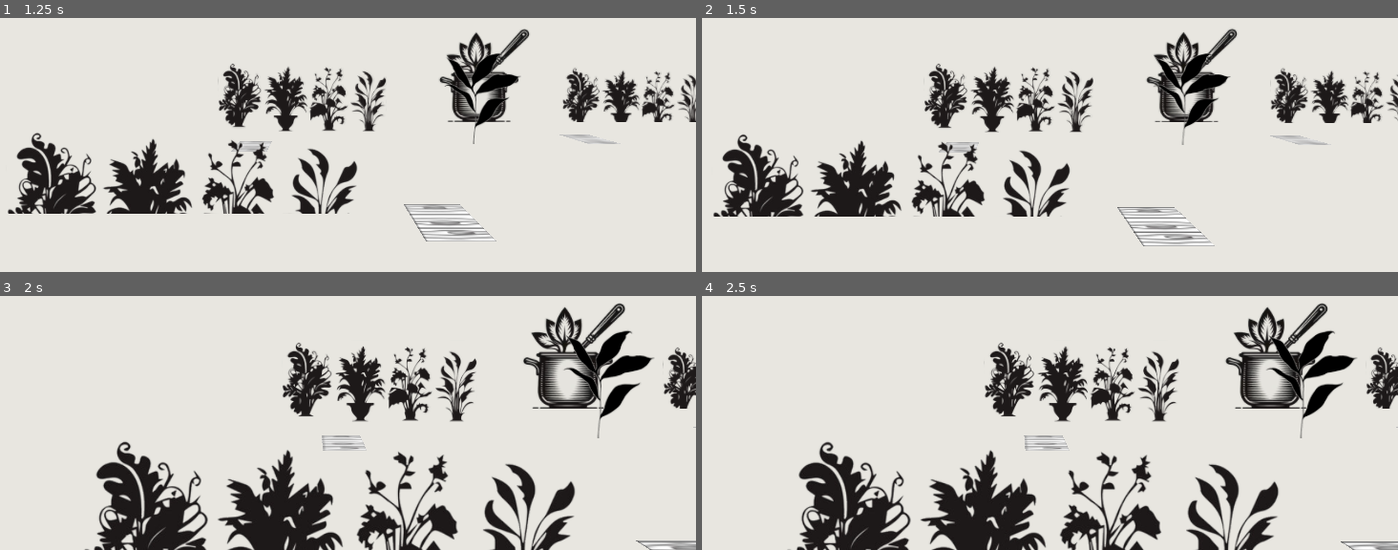
Above: before the commit, frames 1-4 (two rows, left to right).
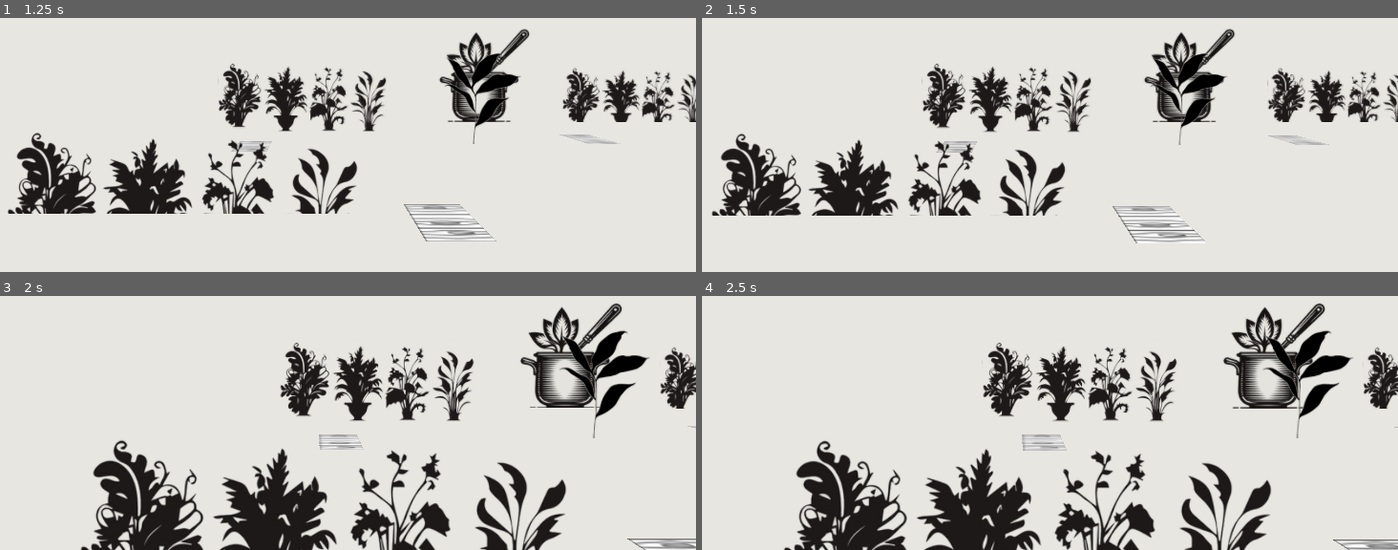
Above: after the commit, the same moments.

Repository: CharlExMachina/Its-a-secret-to-everyone
Game: Godot game, scene res://src/environments/explorable_zone.tscn
The game is run twice, just before and just after one commit, with the same random seed, the same clock (stepped at 60 frames per second) and the same inputs.
Inputs (mouse positions are in pixels of both pictures, inside the frame that each line leads up to):
- Up to frame 1 (1.25 s): tap Enter at 0.5 s; move the mouse to (480, 35) at 0.52 s; press the mouse at (480, 35) at 0.53 s
- Up to frame 2 (1.5 s): release the mouse at (1182, 35) at 1.25 s; tap Space at 1.25 s; drag from (862, 78) to (980, 142) at 1.27 s
- Up to frame 3 (2 s): no input
- Up to frame 4 (2.5 s): move the mouse to (outside the picture) at 2.02 s; press the mouse at (outside the picture) at 2.03 s

Frame 1 is identical in both runs. In frame 2, 12% of the frame differs, in the area x 1-100%, y 4-90%; in frame 3, 16%, in the area x 11-100%, y 2-100%; in frame 4, 15%.

Commit message:
Stop player movement when interacting with elements

Diff:
--- a/secret-to-everyone/src/entities/player/player.gd
+++ b/secret-to-everyone/src/entities/player/player.gd
@@ -13,12 +13,15 @@
 const BODY_MAX_SPEED_Y := 3.0
 
 var is_moving := false
-
+var is_frozen := false
 var mouse_drag_start_pos: Vector2
 var mouse_drag_current_pos: Vector2
 
 
 func _physics_process(delta: float) -> void:
+	if is_frozen:
+		return
+
 	if Input.is_action_just_released("pan_view"):
 		stop_movement()
 
@@ -26,7 +29,7 @@
 	var velocity_x := 0.0
 	var velocity_y := 0.0
 
-	if is_moving:
+	if is_moving and motion.length() > 40:
 		get_tree().call_group("CursorController", "set_cursor_pan")
 
 		if abs(motion.x) > DRAG_MOTION_X_MIN_THRESHOLD:
@@ -51,6 +54,15 @@
 	move_and_slide()
 
 
+func freeze() -> void:
+	is_frozen = true
+	velocity = Vector3.ZERO
+
+
+func unfreeze() -> void:
+	is_frozen = false
+
+
 func stop_movement() -> void:
 	is_moving = false
 	get_tree().call_group("CursorController", "reset_cursor")
--- a/secret-to-everyone/src/entities/player/player.tscn
+++ b/secret-to-everyone/src/entities/player/player.tscn
@@ -4,7 +4,7 @@
 
 [sub_resource type="CapsuleShape3D" id="CapsuleShape3D_rhmrk"]
 
-[node name="Player" type="CharacterBody3D"]
+[node name="Player" type="CharacterBody3D" groups=["Player"]]
 script = ExtResource("1_gkc18")
 
 [node name="PlayerCamera" type="Camera3D" parent="."]
--- a/secret-to-everyone/src/entities/props/interactable_props/interactable_scroll.gd
+++ b/secret-to-everyone/src/entities/props/interactable_props/interactable_scroll.gd
@@ -13,7 +13,6 @@
 func _process(delta: float) -> void:
 	if is_pressing:
 		frames_pressed += delta
-
 
 
 func _on_mouse_entered() -> void:
--- a/secret-to-everyone/src/entities/ui/information_popup/information_popup.gd
+++ b/secret-to-everyone/src/entities/ui/information_popup/information_popup.gd
@@ -15,5 +15,17 @@
 		$Panel/DescriptionLabel.text = value
 
 
+func _ready() -> void:
+	get_tree().call_group("Player", "freeze")
+
+
+func _process(_celta: float) -> void:
+	get_tree().call_group("CursorController", "set_cursor_pointer")
+
+
 func _on_exit_button_pressed() -> void:
+	get_tree().call_group("CursorController", "reset_cursor")
+	get_tree().call_group("CursorController", "set_default_cursor")
+	get_tree().call_group("Player", "unfreeze")
+
 	queue_free()
